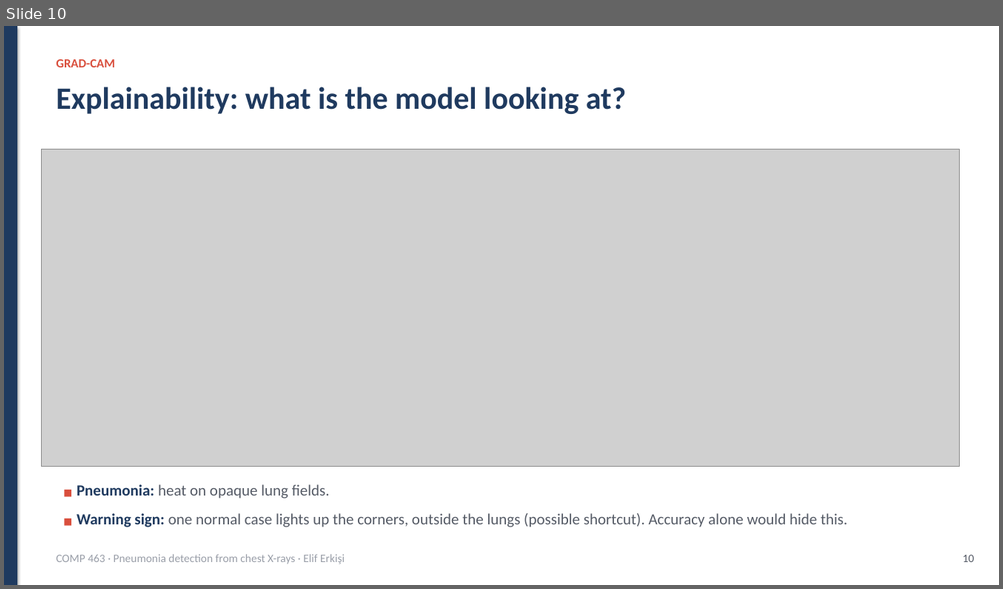
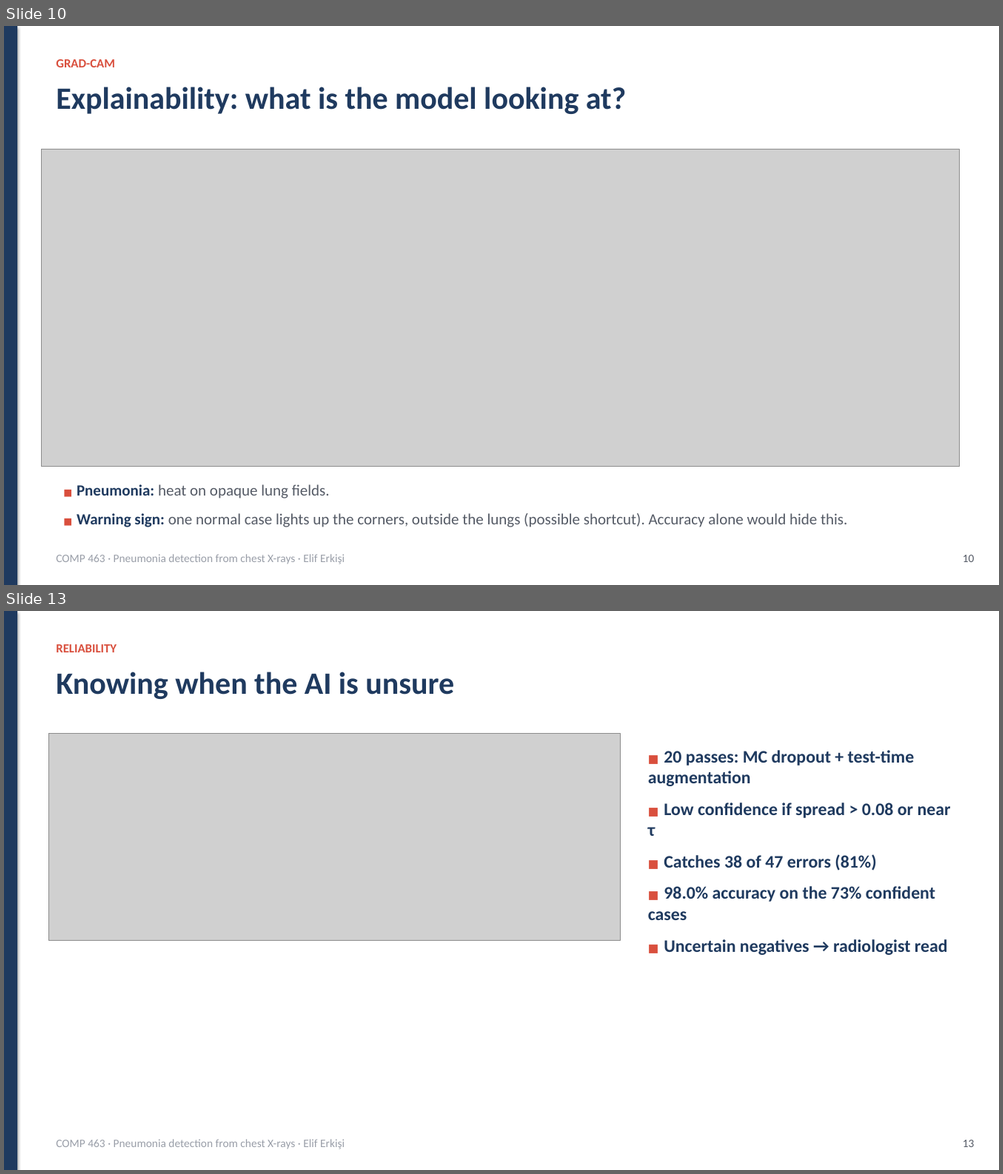
Before and after one commit to erkisiel/pneumoscan-ai, a slide deck: docs/Presentation.pptx. Shown one above the other, each under a label of ours: slide 10 before the commit, slides 10 and 13 after it; the slides between them are not shown. The pictures are 1003x589 and 1003x1174 pixels, drawn with LibreOffice and Linux fonts; fonts in the diff are those of the drawing; grey boxes stand for pictures. Boxes give left, top, right and bottom in pixels: in the first picture for what was removed or moved away, otherwise in the second. Text is boxed around its words. In the diff, an @@ line names an element or a change of style, - is before the commit and + after.

```diff
--- a/docs/Presentation.pptx
+++ b/docs/Presentation.pptx
@@ slide 13 added at [4,611,999,1170], background #FFFFFF @@
@@ rectangle added at [4,611,17,1170], fill #1F3A5F @@
@@ text added at [56,644,116,652], 12 pt, text #D94F3D, bold @@
+RELIABILITY
@@ text added at [56,672,454,699], 30 pt, text #1F3A5F, bold @@
+Knowing when the AI is unsure
@@ picture added at [48,733,620,941] @@
@@ text added at [648,750,950,955], 17 pt, text #1F3A5F, bold @@
+■ 20 passes: MC dropout + test-time augmentation
+■ Low confidence if spread > 0.08 or near τ
+■ Catches 38 of 47 errors (81%)
+■ 98.0% accuracy on the 73% confident cases
+■ Uncertain negatives → radiologist read
@@ text added at [56,1139,344,1150], 11 pt, text #999EA8 @@
+COMP 463 · Pneumonia detection from chest X-rays · Elif Erkişi
@@ text added at [962,1140,974,1147], 11 pt, text #555B66 @@
+13
```
Also in this commit, not shown: 3 slides changed, 1 other slide added, 24 other files.
